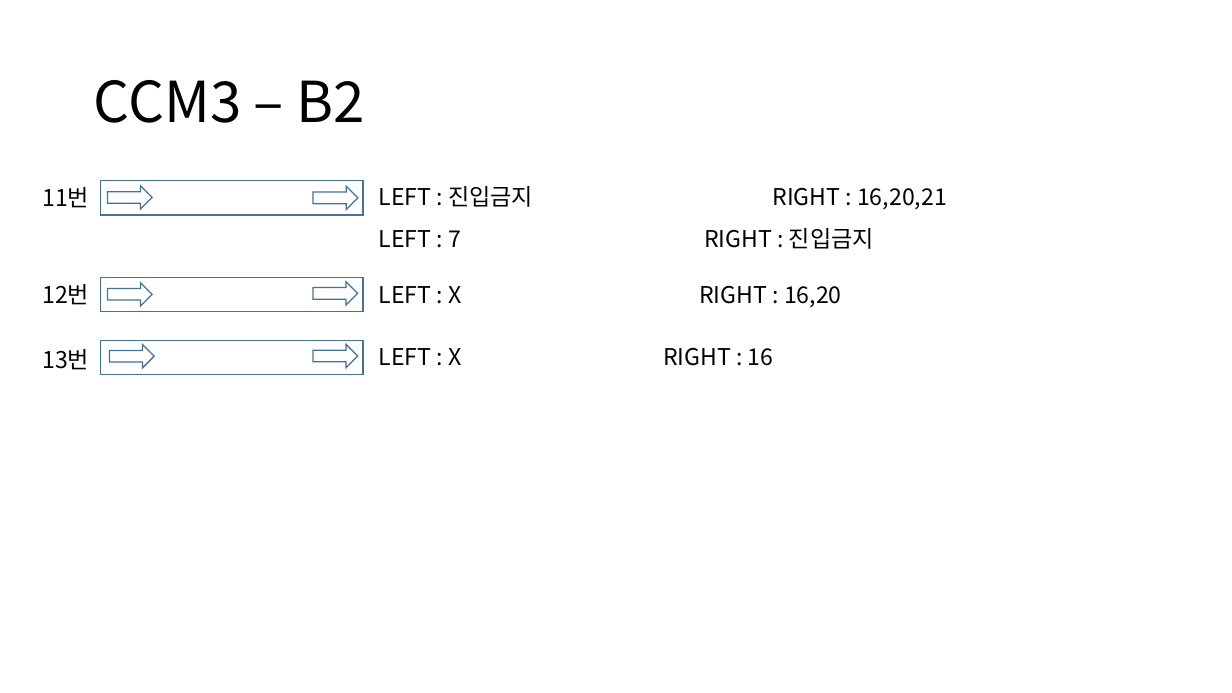
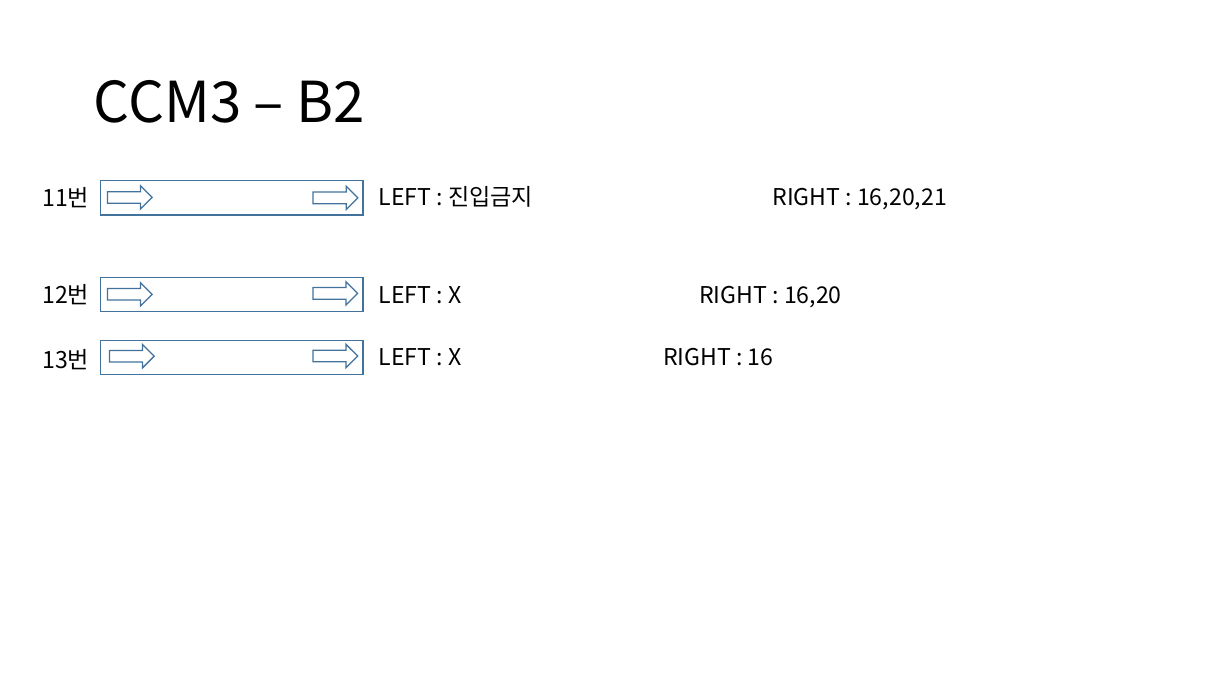
Before and after one commit to IGShare/02_PGS, a slide deck: slide 8 of 06_납품현황/2017/04_부산용홈만w몰/02_SerialNumber/부산 w몰 전광판 구성.pptx. Drawn at 1232x693 pixels with LibreOffice and Linux fonts; fonts in the diff are those of the drawing. Boxes give left, top, right and bottom in pixels: in the first picture for what was removed or moved away, otherwise in the second. Text is boxed around its words. In the diff, an @@ line names an element or a change of style, - is before the commit and + after.

```diff
--- a/06_납품현황/2017/04_부산용홈만w몰/02_SerialNumber/부산 w몰 전광판 구성.pptx
+++ b/06_납품현황/2017/04_부산용홈만w몰/02_SerialNumber/부산 w몰 전광판 구성.pptx
@@ text removed at box(379, 228, 874, 249) @@
-LEFT : 7 RIGHT : 진입금지
```
Also in this commit, not shown: 19 other files.
